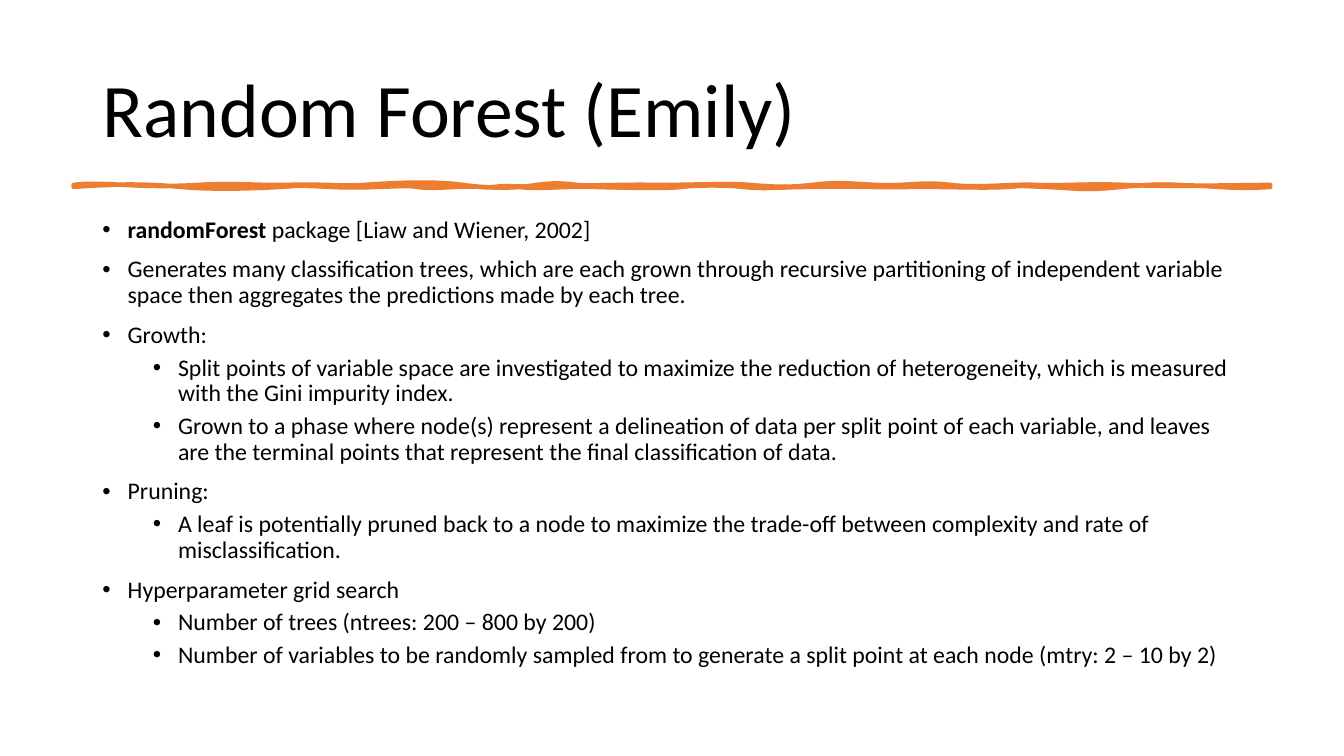
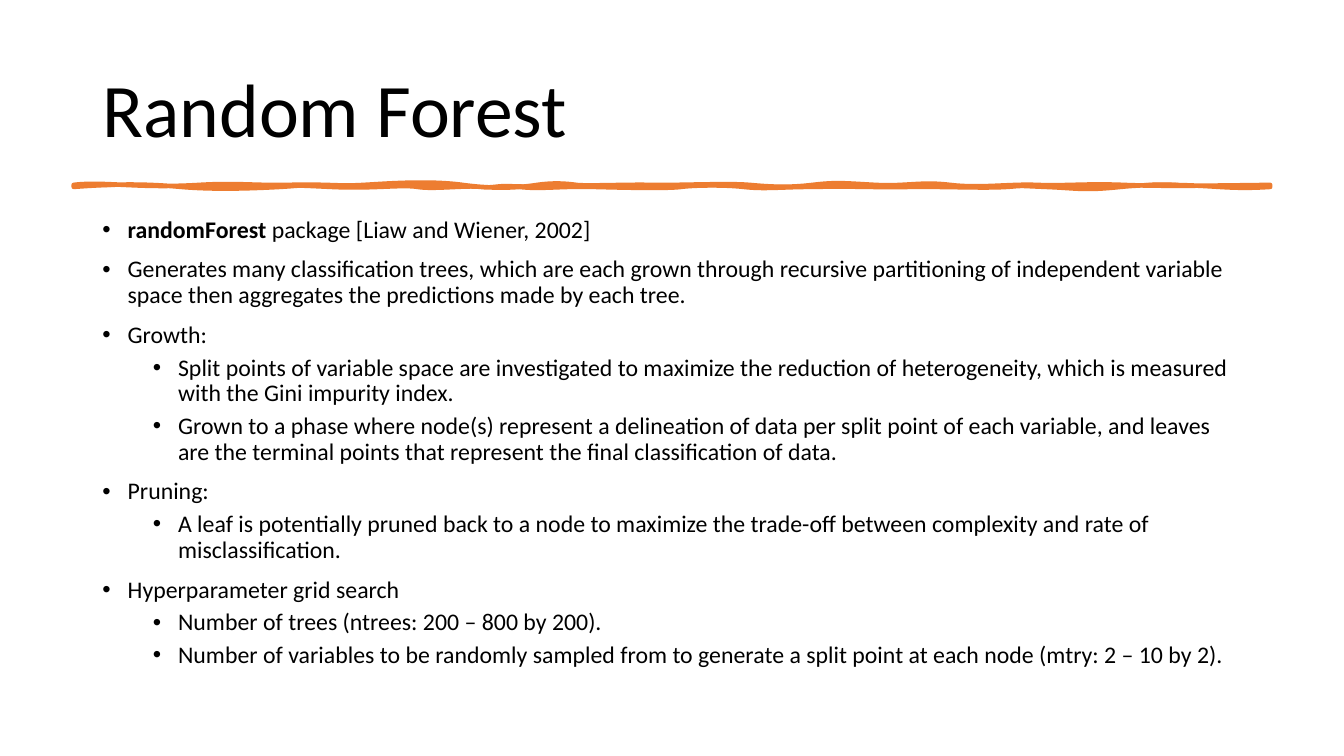
Before and after one commit to earobinson95/Statistical-Learning-Project-UNL-STAT983, a slide deck: slide 7 of presentation/final-presentation.pptx. Drawn at 1344x756 pixels with LibreOffice and Linux fonts; fonts in the diff are those of the drawing. Boxes give left, top, right and bottom in pixels: in the first picture for what was removed or moved away, otherwise in the second. Text is boxed around its words. In the diff, an @@ line names an element or a change of style, - is before the commit and + after.

```diff
--- a/presentation/final-presentation.pptx
+++ b/presentation/final-presentation.pptx
@@ title at (102, 84, 566, 138): text changed @@
-Random Forest (Emily)
+Random Forest
@@ text at (178, 612, 1222, 667): text changed @@
-  • Number of trees (ntrees: 200 – 800 by 200)
-  • Number of variables to be randomly sampled from to generate a split point at each node (mtry: 2 – 10 by 2)
+  • Number of trees (ntrees: 200 – 800 by 200).
+  • Number of variables to be randomly sampled from to generate a split point at each node (mtry: 2 – 10 by 2).
```
Also in this commit, not shown: 8 other slides changed.
